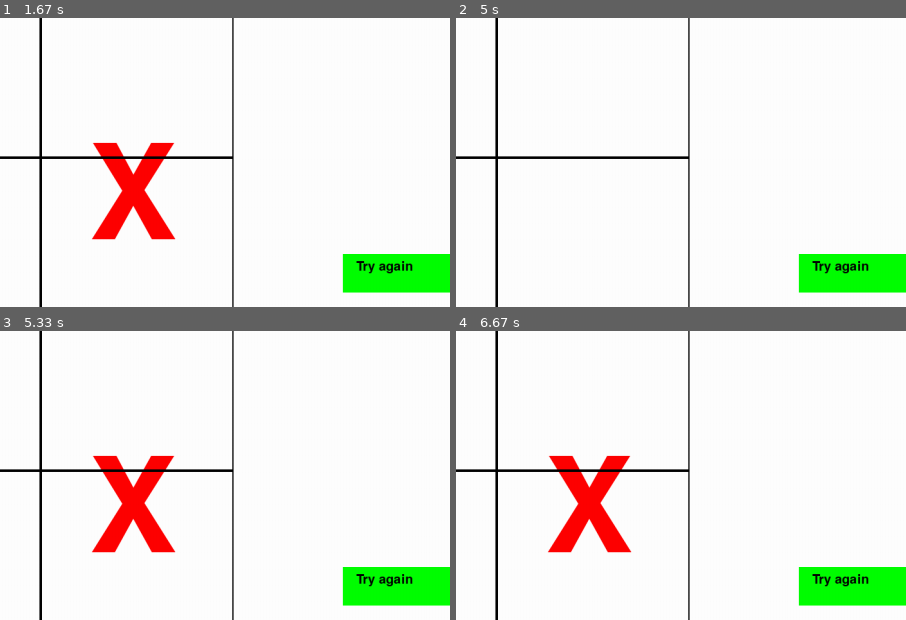
Above: before the commit, frames 1-4 (two rows, left to right).
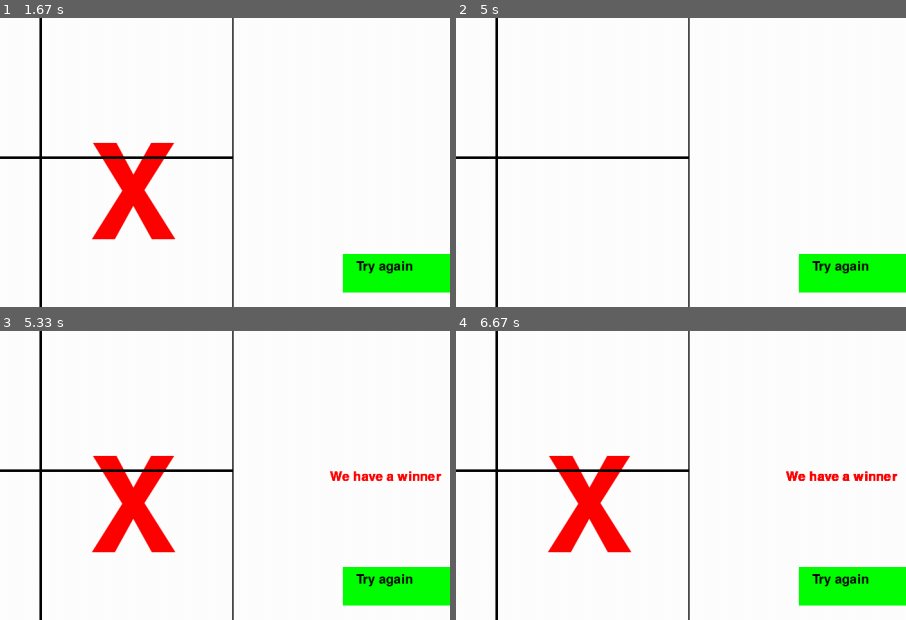
Above: after the commit, the same moments.

Repository: mstanciu552/pygame_tic_tac_toe
Game: pygame game, started from main.py
The game is run twice, just before and just after one commit, with the same random seed, the same clock (stepped at 60 frames per second) and the same inputs.
Inputs (mouse positions are % of the whole screen's width and height, from its top left):
- Up to frame 1 (1.67 s): press the mouse at (51, 57) at 0.37 s; move the mouse to (38, 54) at 0.47 s; release the mouse at (26, 51) at 0.6 s
- Up to frame 2 (5 s): click "Try again" at 1.72 s
- Up to frame 3 (5.33 s): press the mouse at (51, 57) at 5.03 s; move the mouse to (35, 54) at 5.13 s; release the mouse at (20, 51) at 5.27 s
- Up to frame 4 (6.67 s): click "Try again" at 5.38 s; press the mouse at (51, 57) at 6.2 s; move the mouse to (34, 46) at 6.3 s; release the mouse at (17, 35) at 6.43 s
The pictures show only the part of the screen within x 38-88%, y 9-59%; the shares and areas given below are measured in that part.

Frames 1-2 are identical in both runs. In frame 3, 0.5% of the frame differs, in the area x 73-99%, y 48-52%; in frame 4, 0.5%.

Commit message:
added win statement

Diff:
--- a/main.py
+++ b/main.py
@@ -39,12 +39,13 @@
                 running = False
         if event.type == MOUSEBUTTONUP:
             turn += 1 # if X or O placed change turn
-            print(pygame.mouse.get_pos())
 
     board.draw(win)
     if not board.check_win():
         board.check_click(win, turn)
-    print(board.check_win())
+    else:
+        winner = game_font.render(f'We have a winner', True, RED)
+        win.blit(winner, (1050, 300))
 
     button.draw(win)
     button.check_click()
